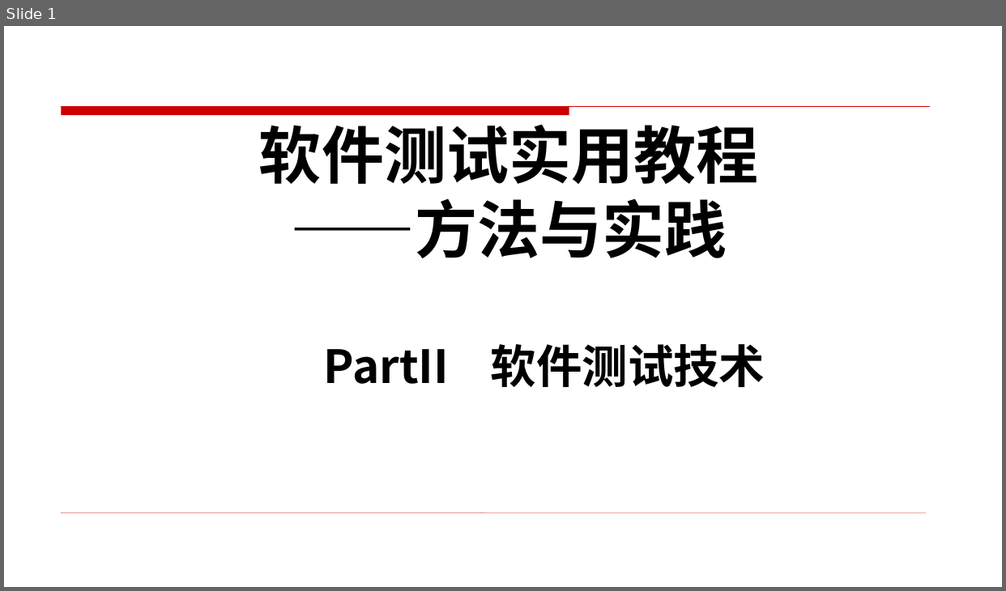
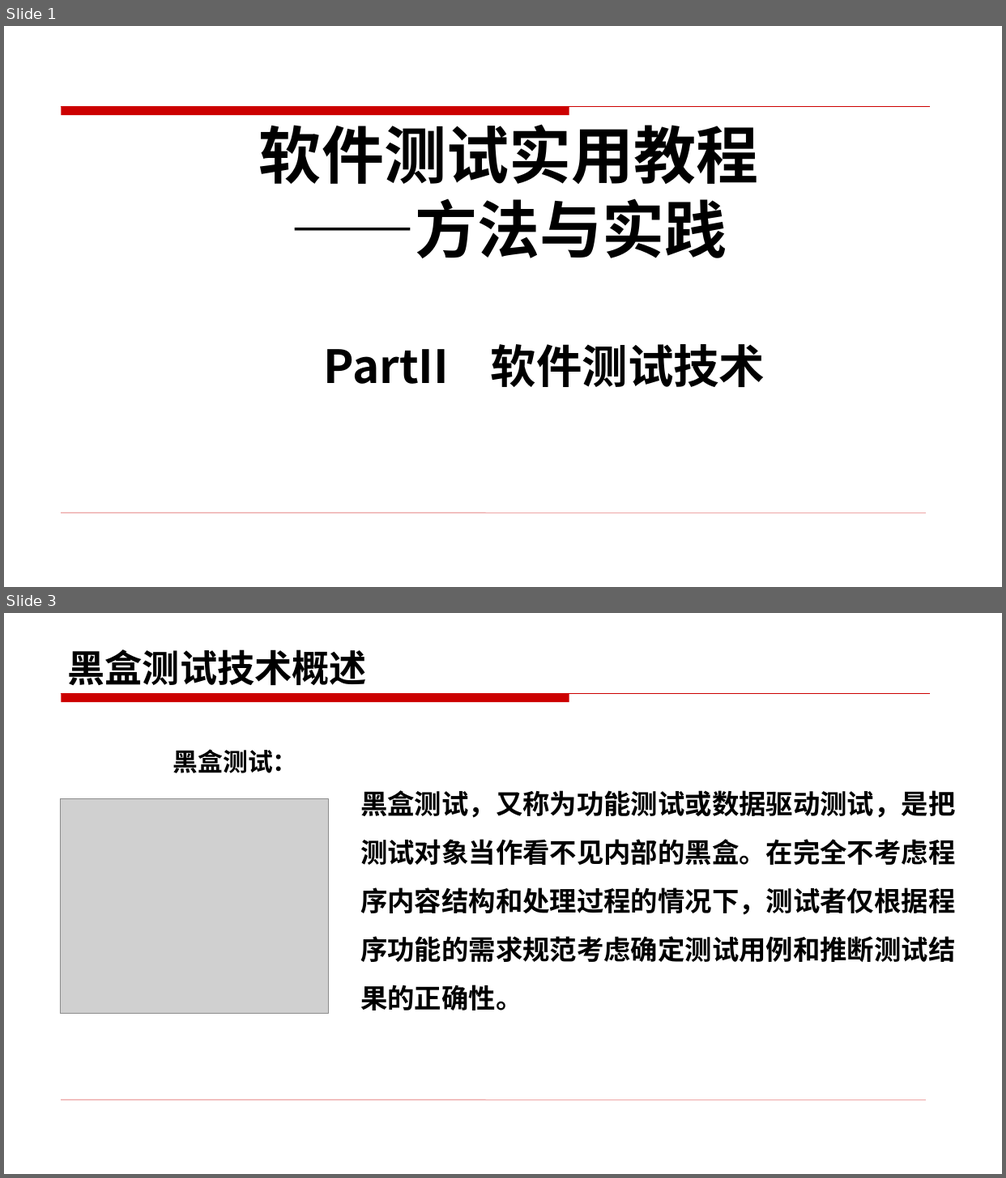
Before and after one commit to changlingling123/Base-of-Testing-2018, a slide deck: 第二部分 软件测试技术/3.1黑盒测试技术——等价类（书上3.3）.pptx. Shown one above the other, each under a label of ours: slide 1 before the commit, slides 1 and 3 after it; the slides between them are not shown. The pictures are 1006x591 and 1006x1178 pixels, drawn with LibreOffice and Linux fonts; fonts in the diff are those of the drawing; grey boxes stand for pictures; background and template pictures are left out. Boxes give left, top, right and bottom in pixels: in the first picture for what was removed or moved away, otherwise in the second. Text is boxed around its words. In the diff, an @@ line names an element or a change of style, - is before the commit and + after.

```diff
--- a/第二部分 软件测试技术/3.1黑盒测试技术——等价类（书上3.3）.pptx
+++ b/第二部分 软件测试技术/3.1黑盒测试技术——等价类（书上3.3）.pptx
@@ slide 3 added at (x1=4, y1=613, x2=1002, y2=1174), background #FFFFFF; not listed: 2 template elements that a slide beside it also shows @@
@@ title added at (x1=67, y1=649, x2=367, y2=685), 36 pt, text #000000, bold @@
+黑盒测试技术概述
@@ text added at (x1=173, y1=749, x2=298, y2=773), 24 pt, text #000000, bold @@
+黑盒测试：
@@ picture added at (x1=60, y1=799, x2=329, y2=1014) @@
@@ text added at (x1=360, y1=790, x2=955, y2=1011), 26 pt, text #000000, bold @@
+黑盒测试，又称为功能测试或数据驱动测试，是把测试对象当作看不见内部的黑盒。在完全不考虑程序内容结构和处理过程的情况下，测试者仅根据程序功能的需求规范考虑确定测试用例和推断测试结果的正确性。
```
Also in this commit, not shown: 28 slides changed, 8 other slides added, 18 slides removed.
